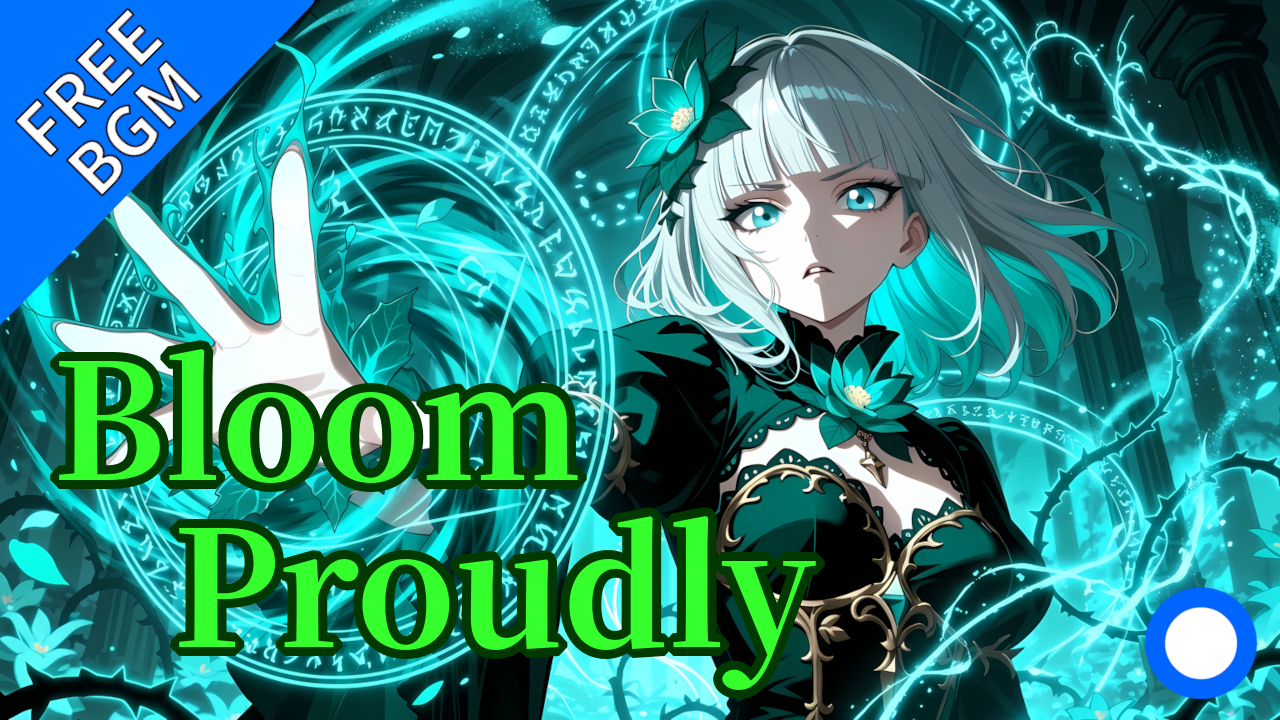
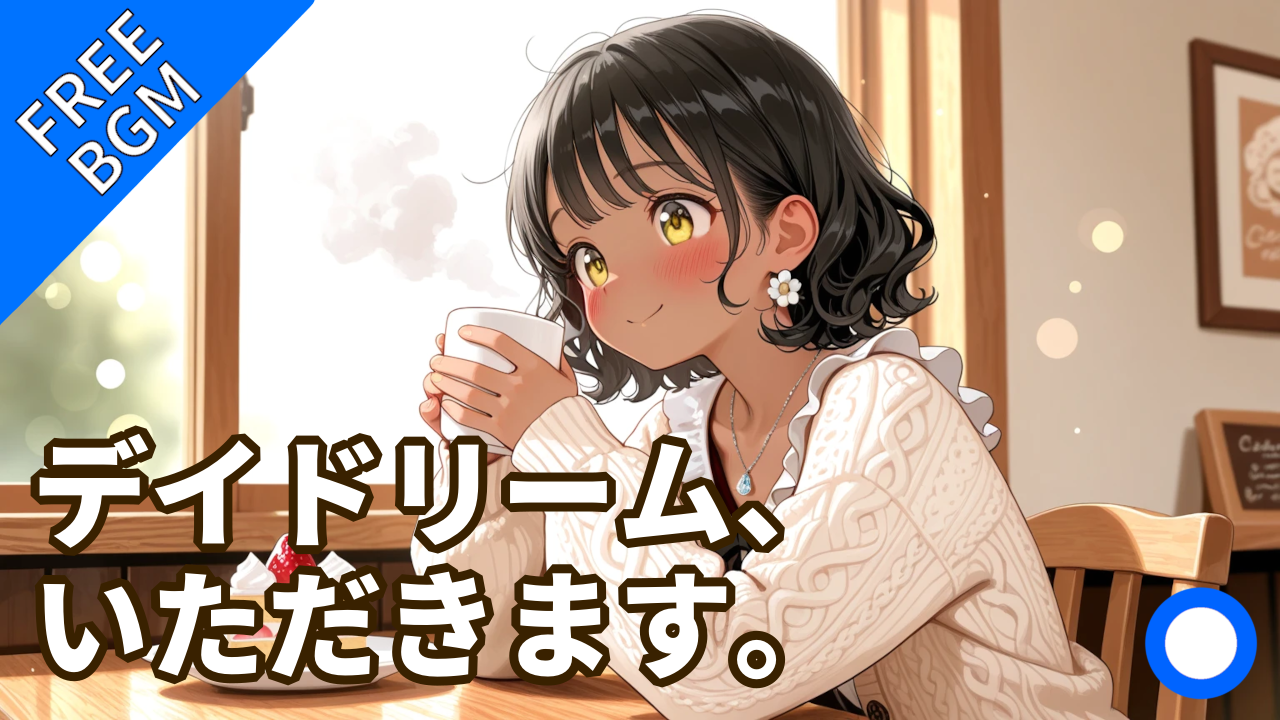
Comparing the layer stacks of the two (1280, 720) images. Changes:
painted on "テキストレイヤー" over bbox(30, 340, 825, 699)
added layer "Daydream_Itadakimasu_keyvisual.png" above "Bloom_Proudly_keyvisual.png" over bbox(0, 0, 1280, 720)
